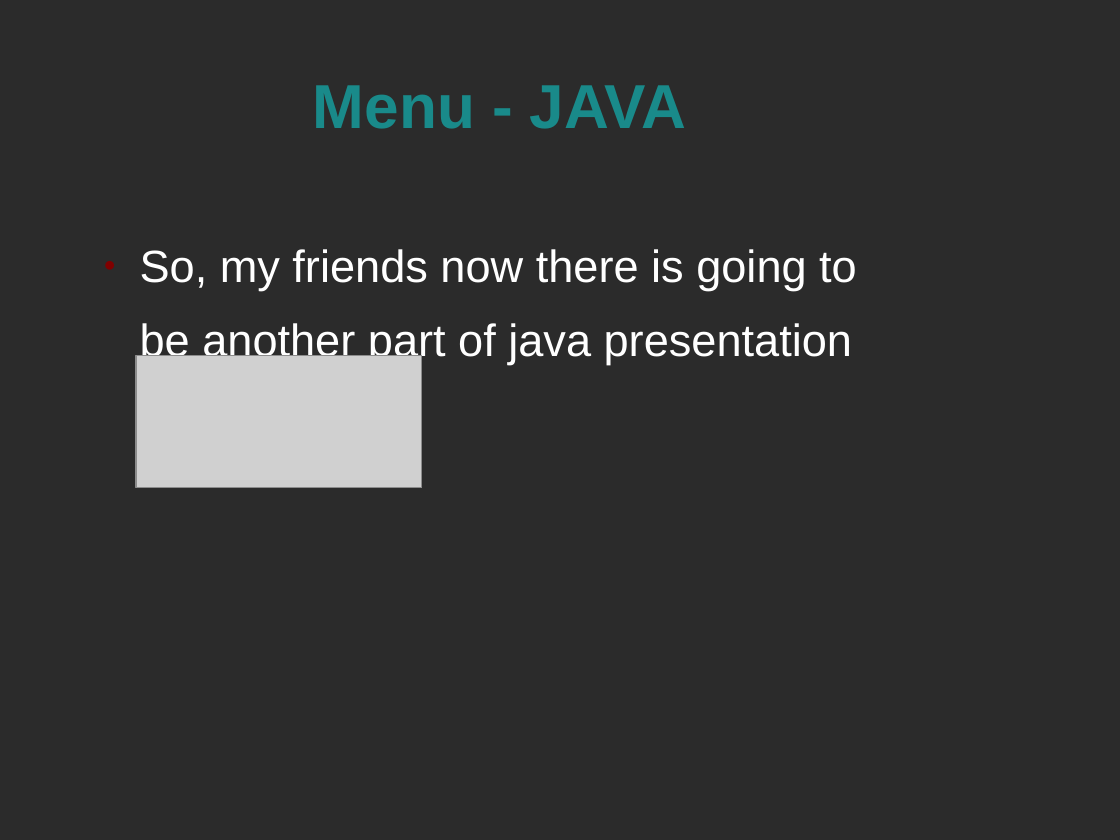
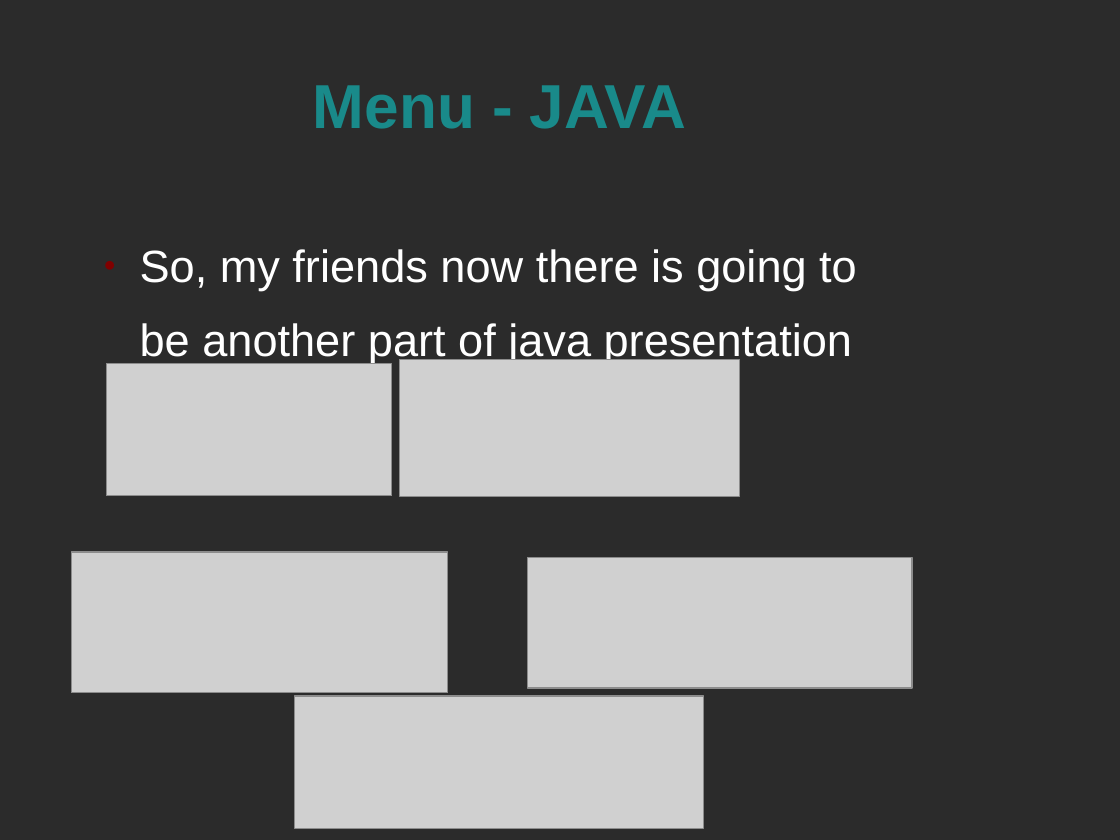
Before and after one commit to voytus/IMS-Starter, a slide deck: slide 9 of Documentation/presentation.odp. Drawn at 1120x840 pixels with LibreOffice and Linux fonts; fonts in the diff are those of the drawing; grey boxes stand for pictures; background and template pictures are left out; a plain dark background stands for a picture behind light text. Boxes give left, top, right and bottom in pixels: in the first picture for what was removed or moved away, otherwise in the second. Text is boxed around its words. In the diff, an @@ line names an element or a change of style, - is before the commit and + after.

```diff
--- a/Documentation/presentation.odp
+++ b/Documentation/presentation.odp
@@ picture: place and size @@
-picture at <box>136,356,422,488</box>
+picture at <box>107,364,392,496</box>
@@ picture added at <box>400,360,740,496</box> @@
@@ picture added at <box>71,552,448,693</box> @@
@@ picture added at <box>528,558,913,688</box> @@
@@ picture added at <box>295,696,704,828</box> @@
```
Also in this commit, not shown: 2 other slides changed, 2 slides added, 1 slide removed.
